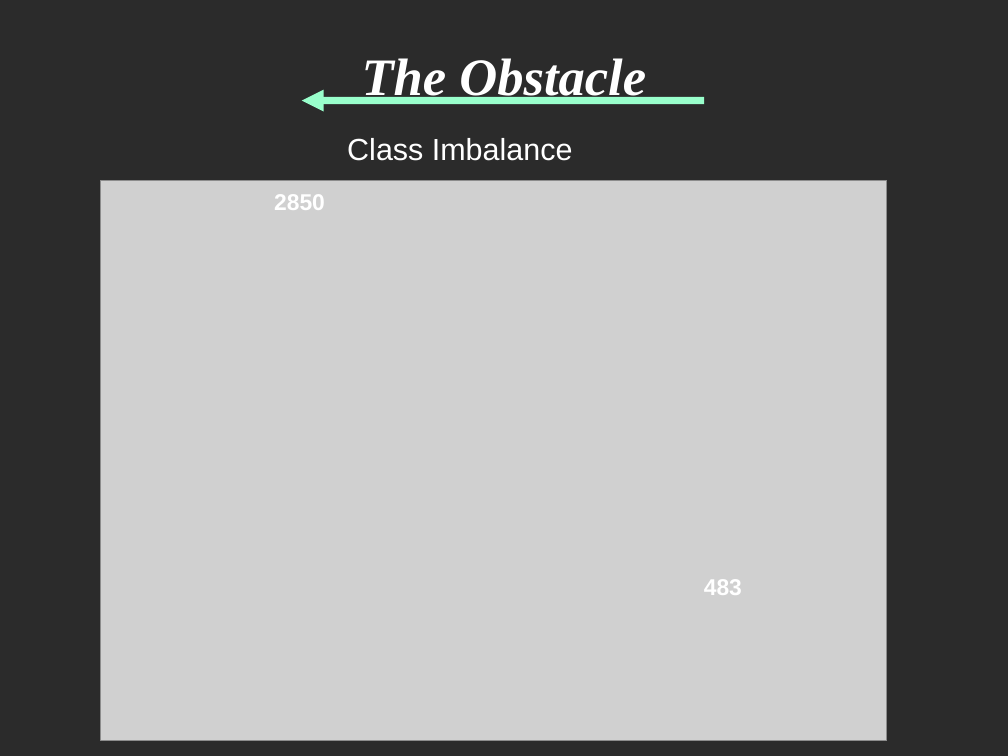
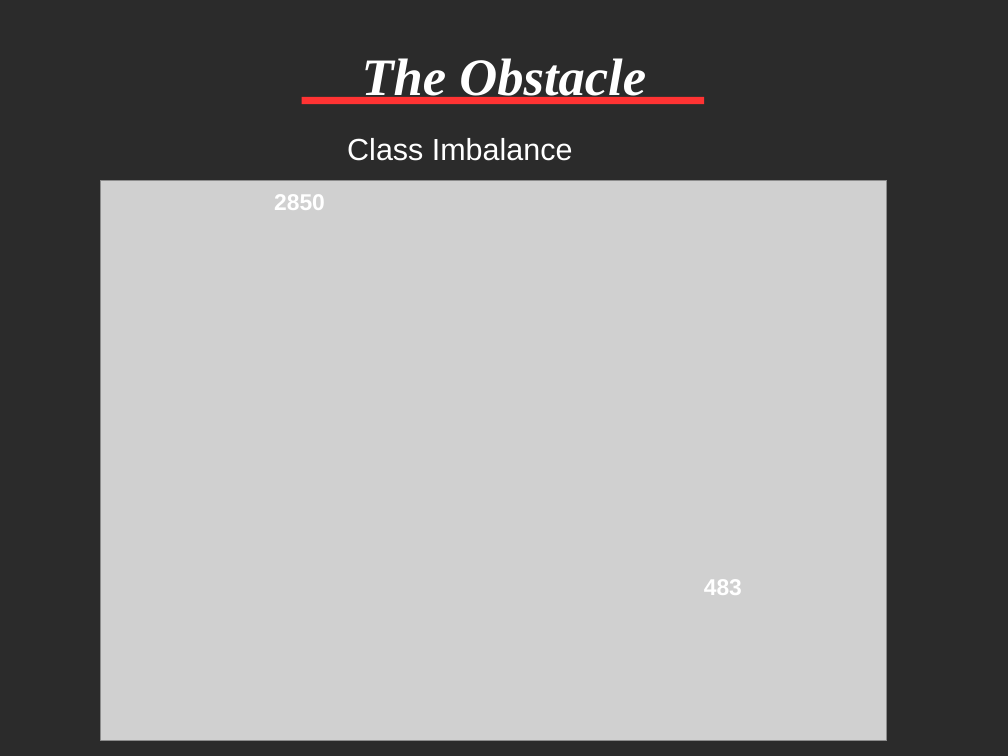
Before and after one commit to tcmcaleer/SyriaTel-Customer-Retention, a slide deck: slide 3 of Presentation.odp. Drawn at 1008x756 pixels with LibreOffice and Linux fonts; fonts in the diff are those of the drawing; grey boxes stand for pictures; background and template pictures are left out; a plain dark background stands for a picture behind light text. Boxes give left, top, right and bottom in pixels: in the first picture for what was removed or moved away, otherwise in the second. Text is boxed around its words. In the diff, an @@ line names an element or a change of style, - is before the commit and + after.

```diff
--- a/Presentation.odp
+++ b/Presentation.odp
@@ arrow (302, 101) - (704, 101): arrow to line; stroke #99FFCC 5.75 pt to #FF3333 5.75 pt @@
```
Also in this commit, not shown: 3 other slides changed, 1 other file.
